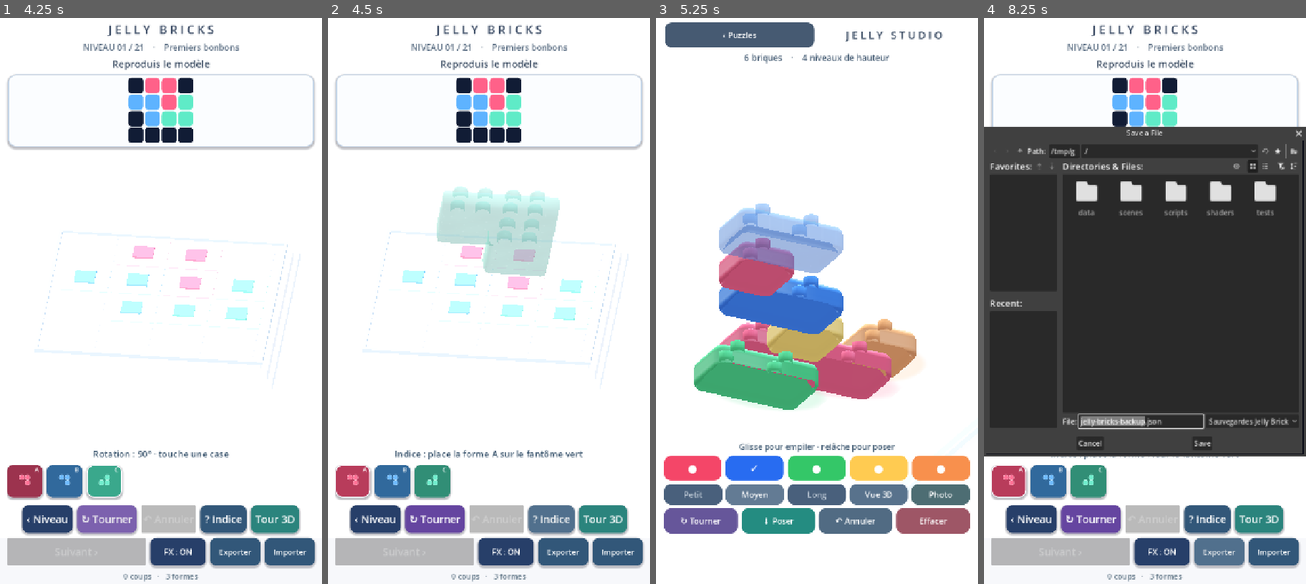
Above: before the commit, frames 1-4 (left to right).
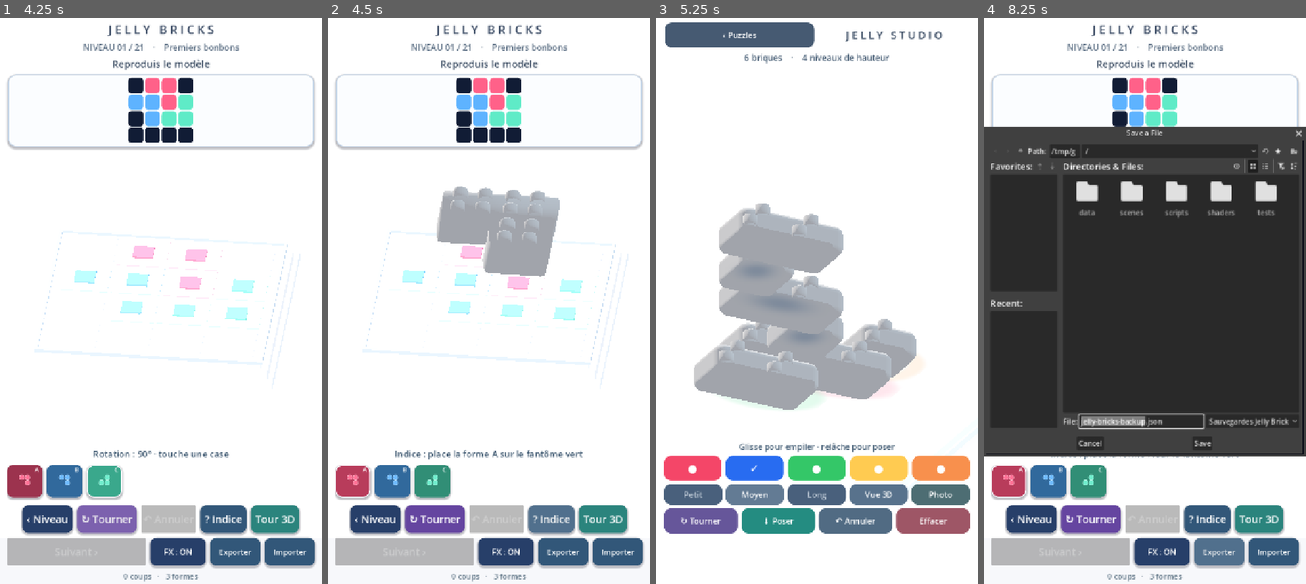
Above: after the commit, the same moments.

Repository: dbrckk/Jelly-bricks
Game: Godot game, scene res://scenes/main.tscn
Two runs of this game, one before a commit and one after it. Both use one fixed random seed, a clock stepped at 60 frames per second and the inputs below.
Inputs (mouse positions are in pixels of both pictures, inside the frame that each line leads up to):
- Up to frame 1 (4.25 s): click (25, 482) at 0.52 s; click (64, 482) at 1.27 s; click (103, 482) at 2.02 s; click "‹ Niveau" at 2.75 s; click "↻ Tourner" at 3.5 s
- Up to frame 2 (4.5 s): click "? Indice" at 4.25 s
- Up to frame 3 (5.25 s): click "Tour 3D" at 5 s
- Up to frame 4 (8.25 s): click "‹ Puzzles" at 5.75 s; click "FX : ON" at 6.5 s; click "FX : OFF" at 7.25 s; click "Exporter" at 8 s

Frame 1 is identical in both runs. In frame 2, 4.4% of the frame differs, in the area x 33-72%, y 29-46%; in frame 3, 15%, in the area x 11-81%, y 32-70%; in frame 4, 0.8%.

Commit message:
feat(graphics): use real PBR clearcoat and tinted Fresnel rim on studio gelatin under existing lights

Diff:
--- a/native-godot/shaders/jelly.gdshader
+++ b/native-godot/shaders/jelly.gdshader
@@ -473,6 +473,16 @@
     ROUGHNESS = mix(mix(mix(.25, .115, detail), .085,
         studio_glass * .56), .11, puzzle_lacquer);
     SPECULAR = .98;
+    // Use the native Godot PBR microfacet coat rather than painting every
+    // simulated highlight into ALBEDO. A restrained coat gives the actual
+    // smoothed normals/studs a movable specular reflection under the two
+    // existing studio directional lights. Never add a separate draw pass.
+    // The material is the same shader for puzzles and ghosts, but their
+    // transmission uniform is zero so this polished-skin lobe is disabled.
+    CLEARCOAT = studio_transmission * .66;
+    CLEARCOAT_GLOSS = .87;
+    RIM = studio_transmission * .20;
+    RIM_TINT = .82;
     EMISSION = candy_tint.rgb * (.018 + inner_glow * .023) +
         vec3(.34, .42, .65) * fresnel * .19 +
         vec3(1.0, .95, 1.0) * softbox * detail * .12 +
